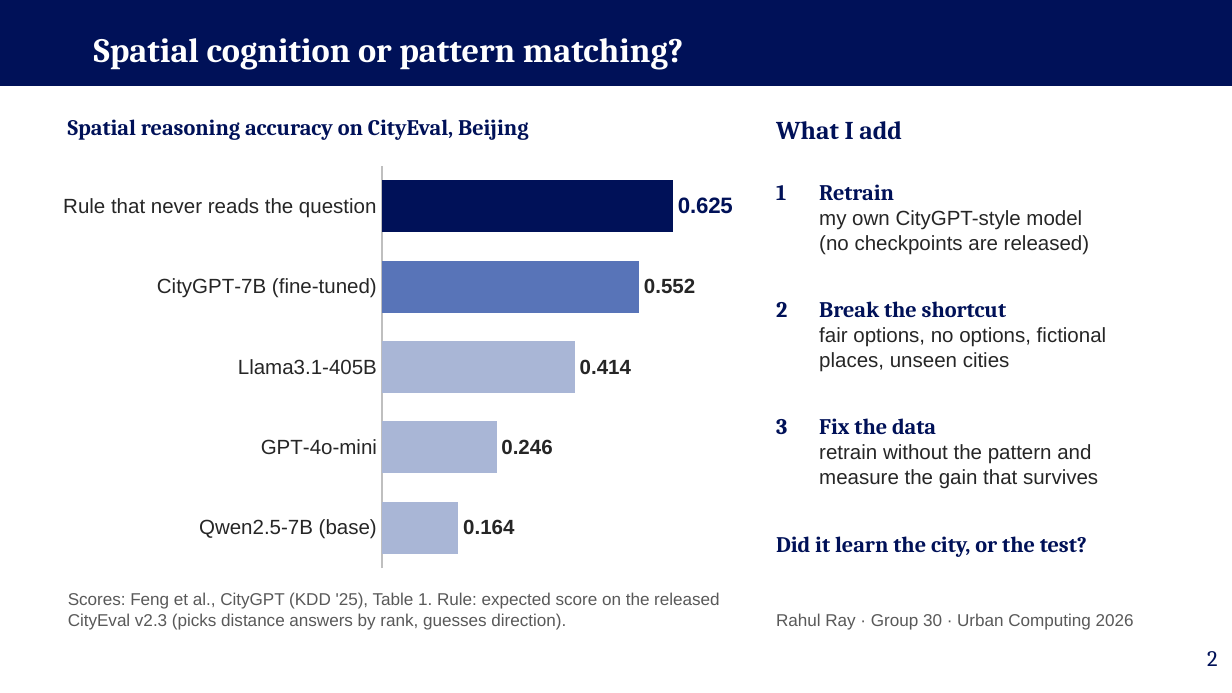
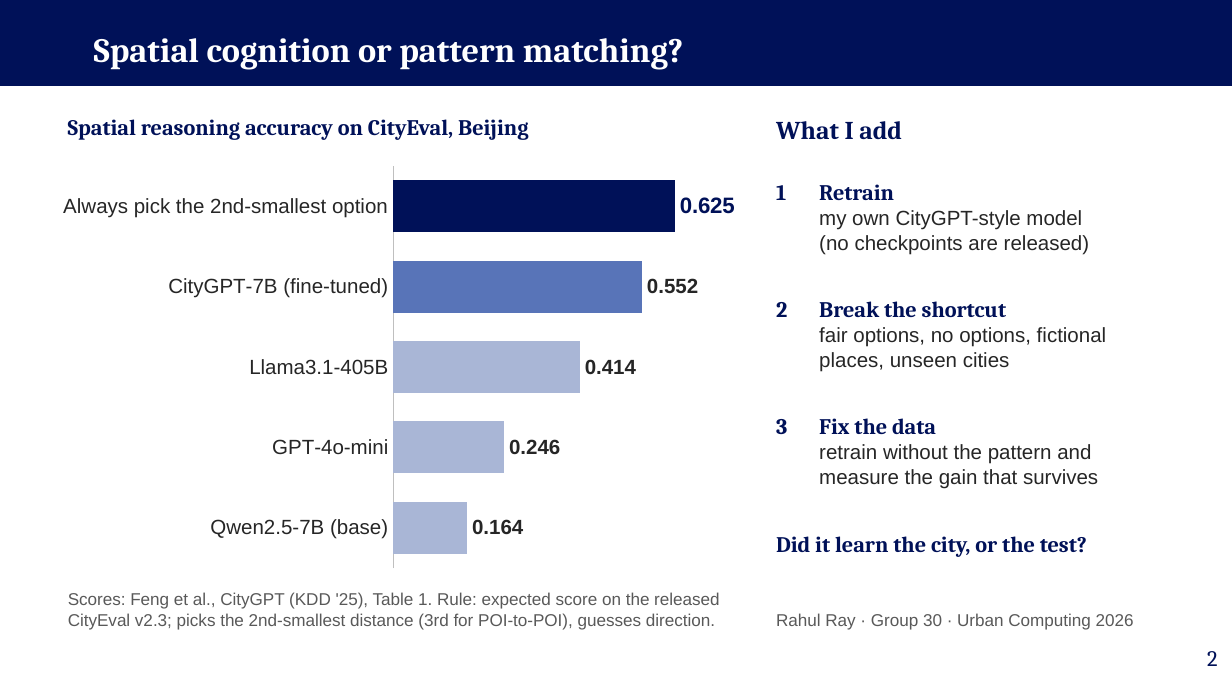
Before and after one commit to Rahulrayy/UC-Project, a slide deck: slide 2 of lit/pitch_CityGPT.pptx. Drawn at 1232x693 pixels with LibreOffice and Linux fonts; fonts in the diff are those of the drawing. Boxes give left, top, right and bottom in pixels: in the first picture for what was removed or moved away, otherwise in the second. Text is boxed around its words. In the diff, an @@ line names an element or a change of style, - is before the commit and + after.

Commit message:
relabel rule on pitch slide and ignore talking points

```diff
--- a/lit/pitch_CityGPT.pptx
+++ b/lit/pitch_CityGPT.pptx
@@ bar chart at (49,158,745,577) @@
-categories: Qwen2.5-7B (base), GPT-4o-mini, Llama3.1-405B, CityGPT-7B (fine-tuned), Rule that never reads the question
+categories: Qwen2.5-7B (base), GPT-4o-mini, Llama3.1-405B, CityGPT-7B (fine-tuned), Always pick the 2nd-smallest option
@@ colours of single points changed @@
@@ category axis changed @@
@@ text at (68,592,719,630): text changed @@
-Scores: Feng et al., CityGPT (KDD '25), Table 1. Rule: expected score on the released CityEval v2.3 (picks distance answers by rank, guesses direction).
+Scores: Feng et al., CityGPT (KDD '25), Table 1. Rule: expected score on the released CityEval v2.3; picks the 2nd-smallest distance (3rd for POI-to-POI), guesses direction.
```
Also in this commit, not shown: 2 other files.
